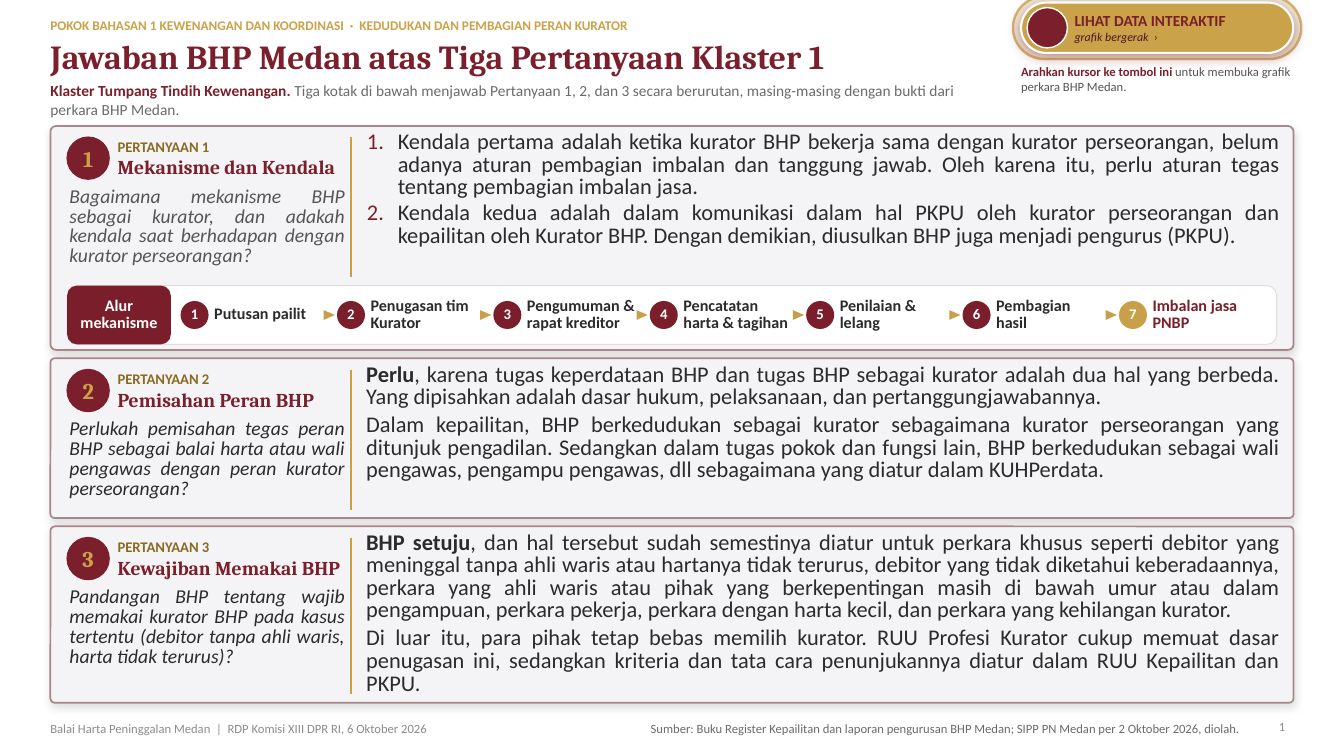
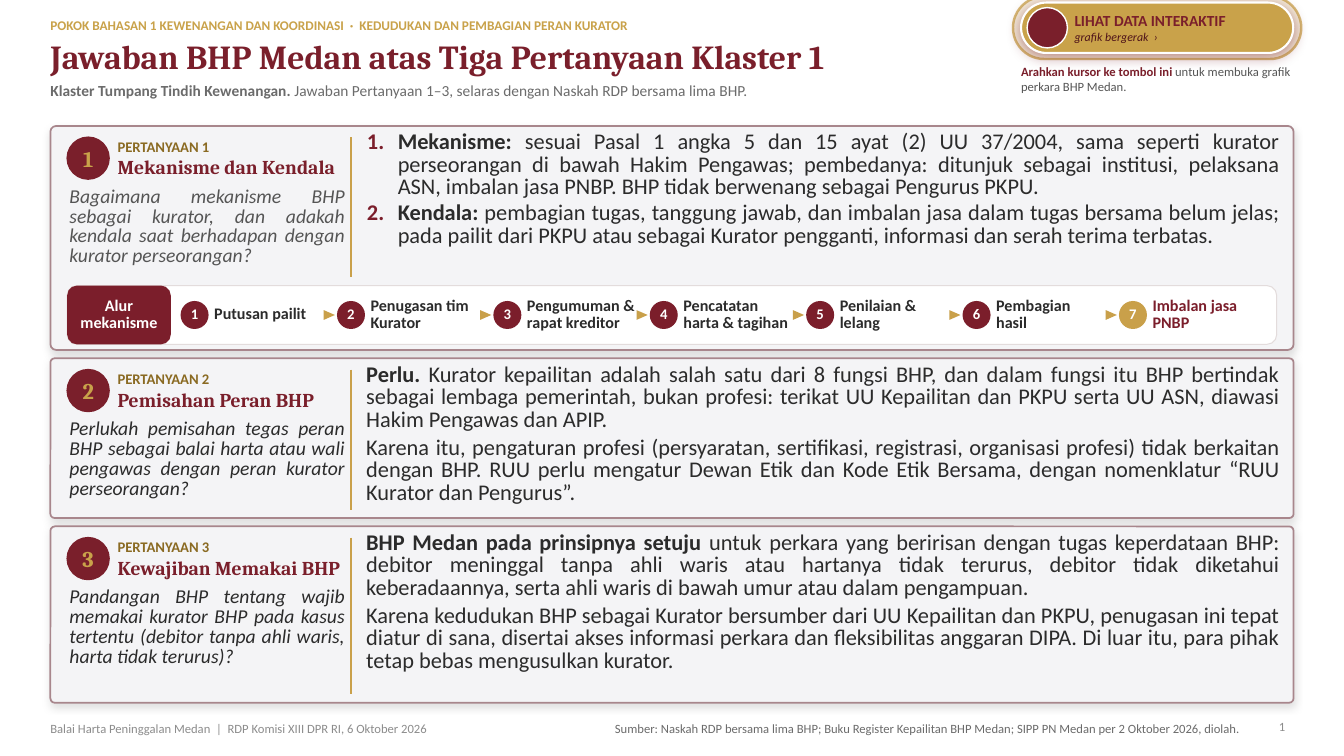
Before and after one commit to artheralawfirm-cloud/SAPAWALI, a slide deck: slide 1 of presentasi/slide-bhp-medan/BHP-Medan-Paparan-Klaster-1.pptx. Drawn at 1344x756 pixels with LibreOffice and Linux fonts; fonts in the diff are those of the drawing; background and template pictures are left out. Boxes give left, top, right and bottom in pixels: in the first picture for what was removed or moved away, otherwise in the second. Text is boxed around its words. In the diff, an @@ line names an element or a change of style, - is before the commit and + after.

```diff
--- a/presentasi/slide-bhp-medan/BHP-Medan-Paparan-Klaster-1.pptx
+++ b/presentasi/slide-bhp-medan/BHP-Medan-Paparan-Klaster-1.pptx
@@ text at [50,85,747,99]: text changed @@
-Klaster Tumpang Tindih Kewenangan. Tiga kotak di bawah menjawab Pertanyaan 1, 2, dan 3 secara berurutan, masing-masing dengan bukti dari perkara BHP Medan.
+Klaster Tumpang Tindih Kewenangan. Jawaban Pertanyaan 1–3, selaras dengan Naskah RDP bersama lima BHP.
@@ text at [398,133,1279,247]: text changed @@
-1. Kendala pertama adalah ketika kurator BHP bekerja sama dengan kurator perseorangan, belum adanya aturan pembagian imbalan dan tanggung jawab. Oleh karena itu, perlu aturan tegas tentang pembagian imbalan jasa.
-2. Kendala kedua adalah dalam komunikasi dalam hal PKPU oleh kurator perseorangan dan kepailitan oleh Kurator BHP. Dengan demikian, diusulkan BHP juga menjadi pengurus (PKPU).
+1. Mekanisme: sesuai Pasal 1 angka 5 dan 15 ayat (2) UU 37/2004, sama seperti kurator perseorangan di bawah Hakim Pengawas; pembedanya: ditunjuk sebagai institusi, pelaksana ASN, imbalan jasa PNBP. BHP tidak berwenang sebagai Pengurus PKPU.
+2. Kendala: pembagian tugas, tanggung jawab, dan imbalan jasa dalam tugas bersama belum jelas; pada pailit dari PKPU atau sebagai Kurator pengganti, informasi dan serah terima terbatas.
@@ text at [366,366,1279,504]: text changed @@
-Perlu, karena tugas keperdataan BHP dan tugas BHP sebagai kurator adalah dua hal yang berbeda. Yang dipisahkan adalah dasar hukum, pelaksanaan, dan pertanggungjawabannya.
-Dalam kepailitan, BHP berkedudukan sebagai kurator sebagaimana kurator perseorangan yang ditunjuk pengadilan. Sedangkan dalam tugas pokok dan fungsi lain, BHP berkedudukan sebagai wali pengawas, pengampu pengawas, dll sebagaimana yang diatur dalam KUHPerdata.
+Perlu. Kurator kepailitan adalah salah satu dari 8 fungsi BHP, dan dalam fungsi itu BHP bertindak sebagai lembaga pemerintah, bukan profesi: terikat UU Kepailitan dan PKPU serta UU ASN, diawasi Hakim Pengawas dan APIP.
+Karena itu, pengaturan profesi (persyaratan, sertifikasi, registrasi, organisasi profesi) tidak berkaitan dengan BHP. RUU perlu mengatur Dewan Etik dan Kode Etik Bersama, dengan nomenklatur “RUU Kurator dan Pengurus”.
@@ text at [366,534,1280,672]: text changed @@
-BHP setuju, dan hal tersebut sudah semestinya diatur untuk perkara khusus seperti debitor yang meninggal tanpa ahli waris atau hartanya tidak terurus, debitor yang tidak diketahui keberadaannya, perkara yang ahli waris atau pihak yang berkepentingan masih di bawah umur atau dalam pengampuan, perkara pekerja, perkara dengan harta kecil, dan perkara yang kehilangan kurator.
-Di luar itu, para pihak tetap bebas memilih kurator. RUU Profesi Kurator cukup memuat dasar penugasan ini, sedangkan kriteria dan tata cara penunjukannya diatur dalam RUU Kepailitan dan PKPU.
+BHP Medan pada prinsipnya setuju untuk perkara yang beririsan dengan tugas keperdataan BHP: debitor meninggal tanpa ahli waris atau hartanya tidak terurus, debitor tidak diketahui keberadaannya, serta ahli waris di bawah umur atau dalam pengampuan.
+Karena kedudukan BHP sebagai Kurator bersumber dari UU Kepailitan dan PKPU, penugasan ini tepat diatur di sana, disertai akses informasi perkara dan fleksibilitas anggaran DIPA. Di luar itu, para pihak tetap bebas mengusulkan kurator.
@@ text at [615,724,1239,735]: text changed @@
-Sumber: Buku Register Kepailitan dan laporan pengurusan BHP Medan; SIPP PN Medan per 2 Oktober 2026, diolah.
+Sumber: Naskah RDP bersama lima BHP; Buku Register Kepailitan BHP Medan; SIPP PN Medan per 2 Oktober 2026, diolah.
```
Also in this commit, not shown: 1 other slide changed, 2 other files.
